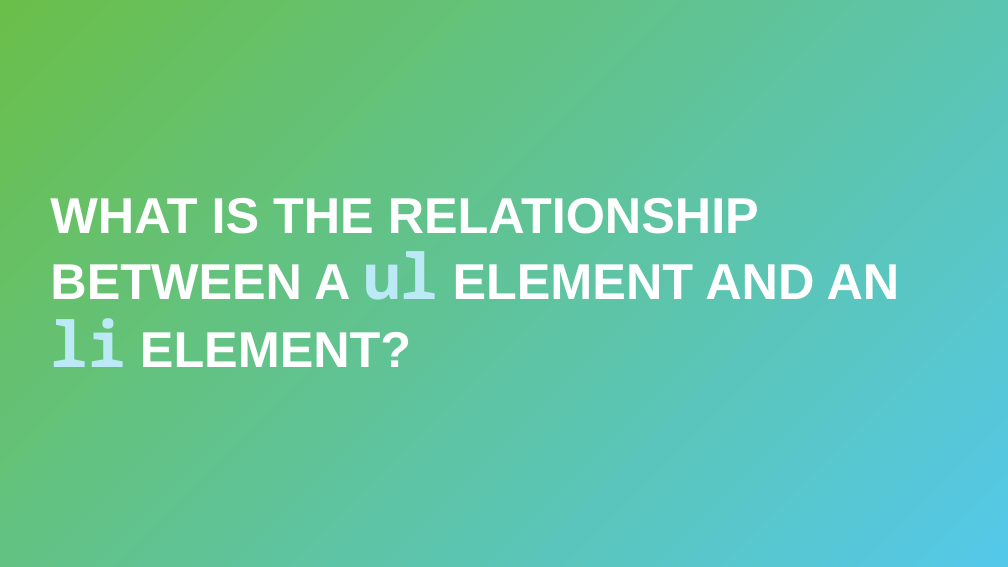
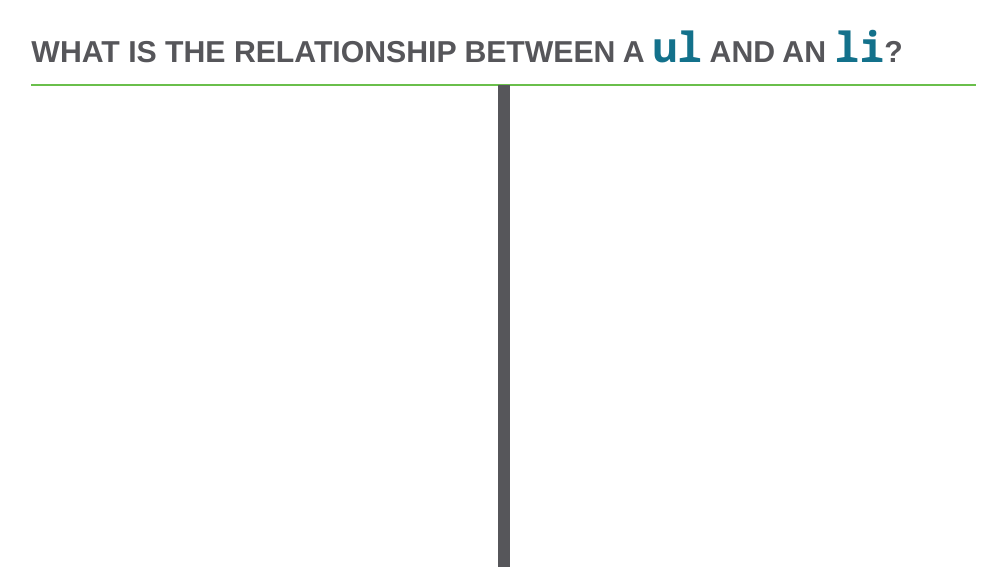
Before and after one commit to hytechclub/web-101, a slide deck: slide 4 of Week10/ReviewGame.pptx. Drawn at 1008x567 pixels with LibreOffice and Linux fonts; fonts in the diff are those of the drawing. Boxes give left, top, right and bottom in pixels: in the first picture for what was removed or moved away, otherwise in the second. Text is boxed around its words. In the diff, an @@ line names an element or a change of style, - is before the commit and + after.

```diff
--- a/Week10/ReviewGame.pptx
+++ b/Week10/ReviewGame.pptx
@@ rectangle removed at (0, 0, 1008, 567) @@
@@ title at (31, 29, 885, 63): text changed; size 48 to 28.8 pt; text colour #FFFFFF to #56565A @@
-WHAT IS THE RELATIONSHIP BETWEEN A ul ELEMENT AND AN li ELEMENT?
+WHAT IS THE RELATIONSHIP BETWEEN A ul AND AN li?
@@ line added from (32, 85) to (977, 85), #54C8E8 2.25 pt @@
@@ line added from (504, 85) to (504, 567), #56565A 11 pt @@
```
Also in this commit, not shown: 20 other slides changed.
